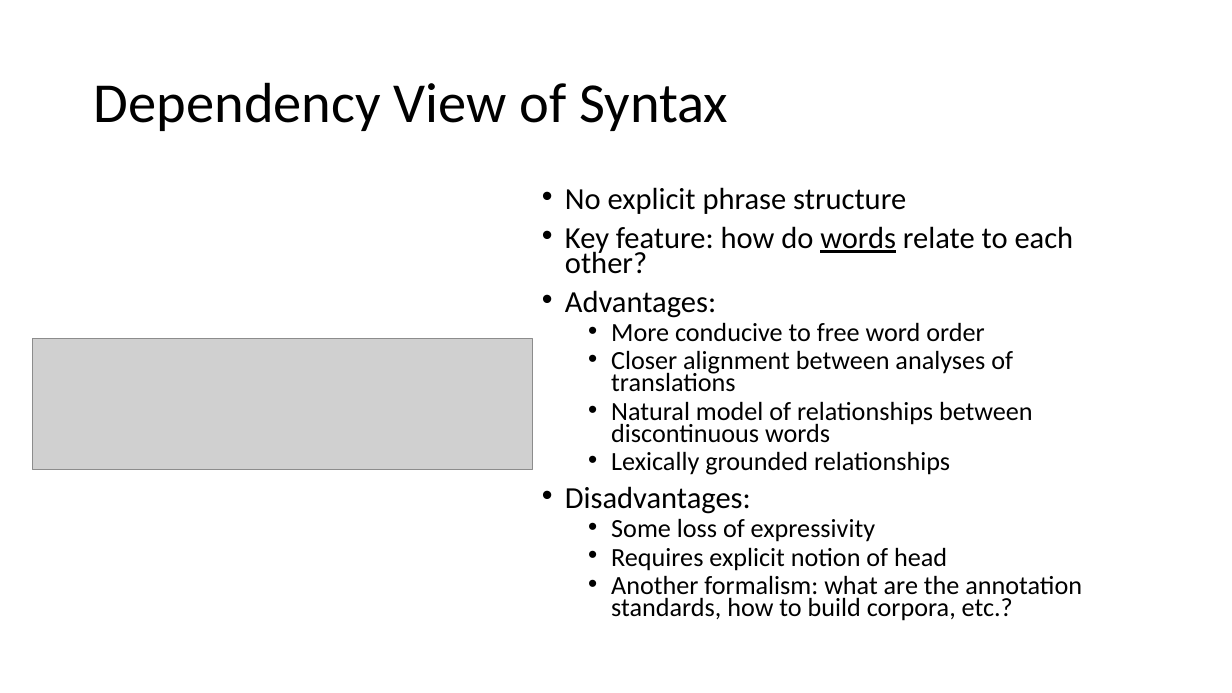
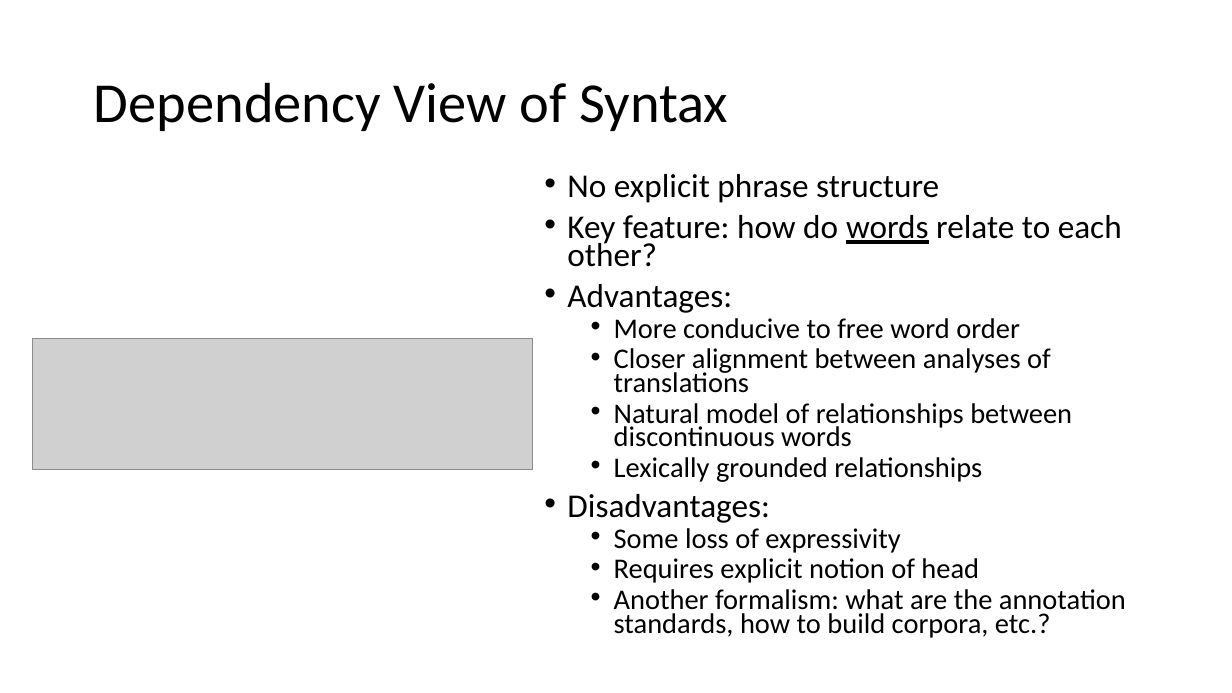
Before and after one commit to isi-nlp/csci_544_fa_18_slides, a slide deck: slide 6 of dep_parsing_0919.pptx. Drawn at 1232x693 pixels with LibreOffice and Linux fonts; fonts in the diff are those of the drawing; grey boxes stand for pictures. Boxes give left, top, right and bottom in pixels: in the first picture for what was removed or moved away, otherwise in the second. Text is boxed around its words. In the diff, an @@ line names an element or a change of style, - is before the commit and + after.

Commit message:
update dependency parsing slides.

```diff
--- a/dep_parsing_0919.pptx
+++ b/dep_parsing_0919.pptx
@@ text "No explicit phrase structure": place and size @@
-text "No explicit phrase structure" at (565,187,1082,621)
+text "No explicit phrase structure" at (567,174,1126,638)
@@ text "No explicit phrase structure" at (567,174,1126,638): size 23.8 to 25.9 pt in "No explicit phrase structure", "Key feature: how do words relate to ...", "Advantages:", "Disadvantages:"; size 20.4 to 22.2 pt in "More conducive to free word order", "Closer alignment between analyses of translations", "Natural model of relationships between discontinuous words", "Lexically grounded relationships" and 3 more places @@
```
Also in this commit, not shown: 25 other slides changed.
